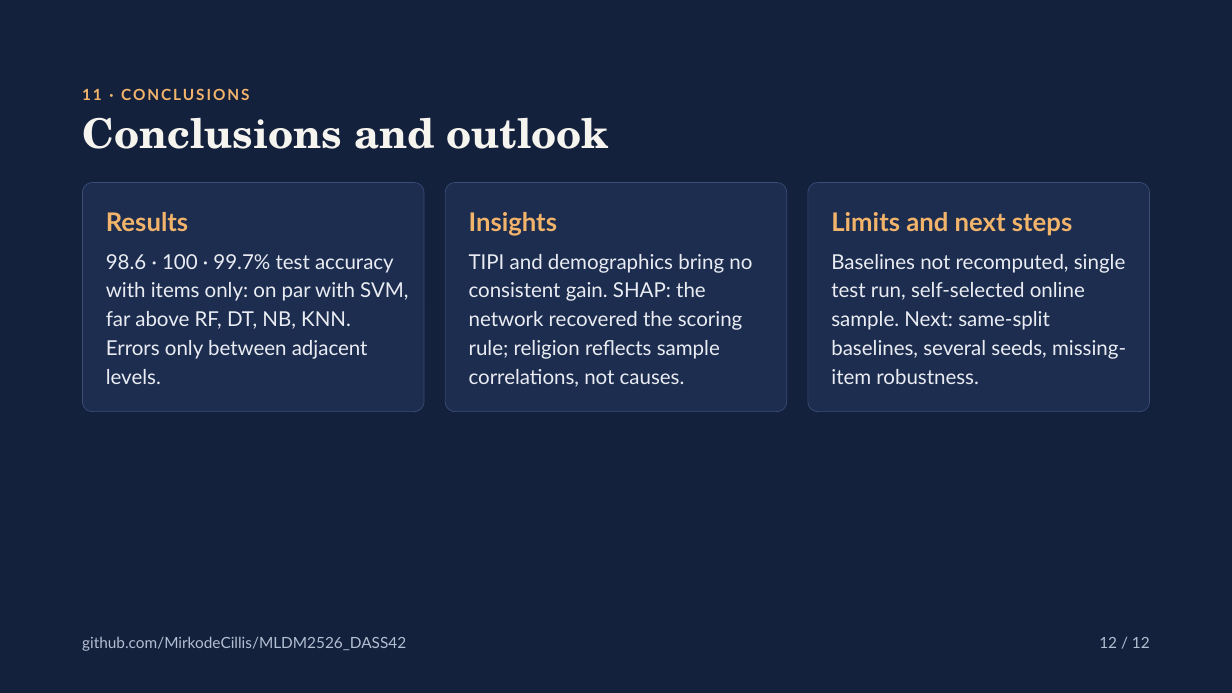
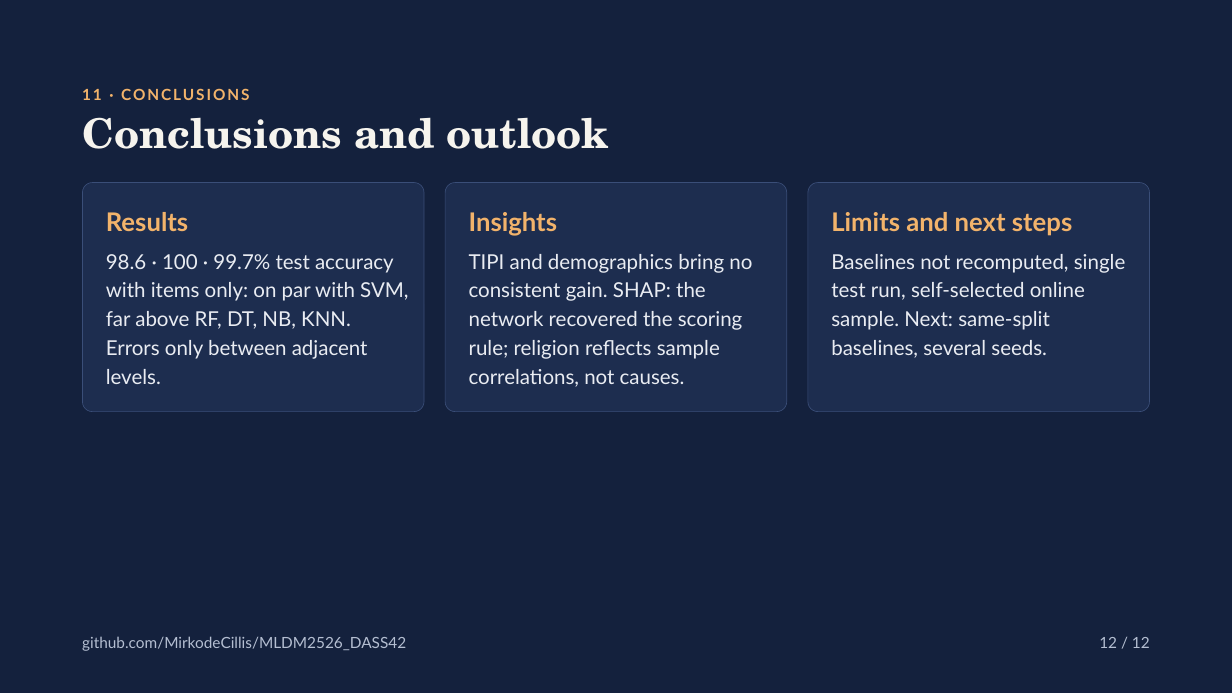
Before and after one commit to MirkodeCillis/MLDM2526_DASS42, a slide deck: slide 12 of ANN-Based Classification of Depression, Anxiety and Stress (DASS-42).pptx. Drawn at 1232x693 pixels with LibreOffice and Linux fonts; fonts in the diff are those of the drawing. Boxes give left, top, right and bottom in pixels: in the first picture for what was removed or moved away, otherwise in the second. Text is boxed around its words. In the diff, an @@ line names an element or a change of style, - is before the commit and + after.

```diff
--- a/ANN-Based Classification of Depression, Anxiety and Stress (DASS-42).pptx
+++ b/ANN-Based Classification of Depression, Anxiety and Stress (DASS-42).pptx
@@ text at [831, 254, 1125, 358]: text changed @@
-Baselines not recomputed, single test run, self-selected online sample. Next: same-split baselines, several seeds, missing-item robustness.
+Baselines not recomputed, single test run, self-selected online sample. Next: same-split baselines, several seeds.
```
Also in this commit, not shown: 1 other file.
